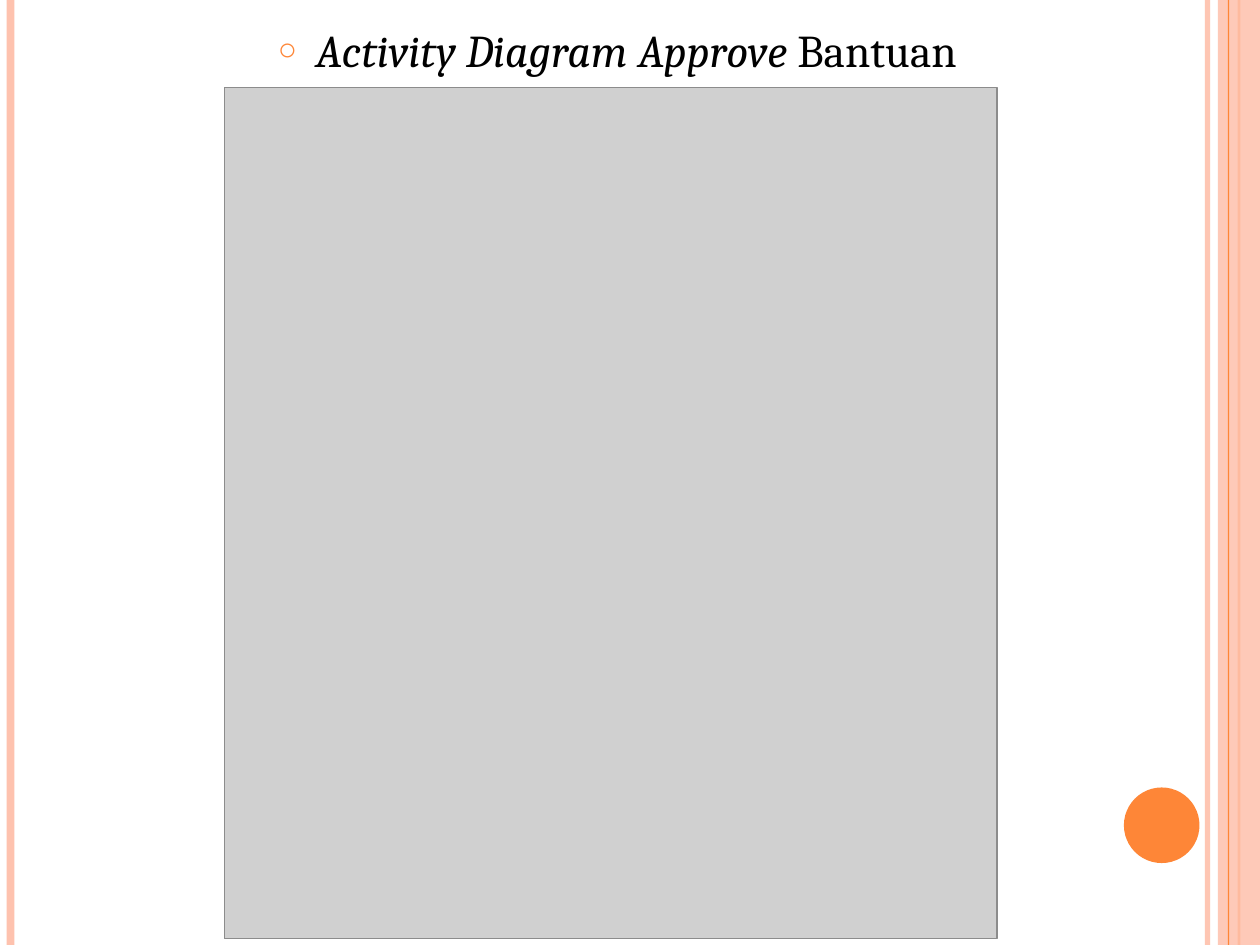
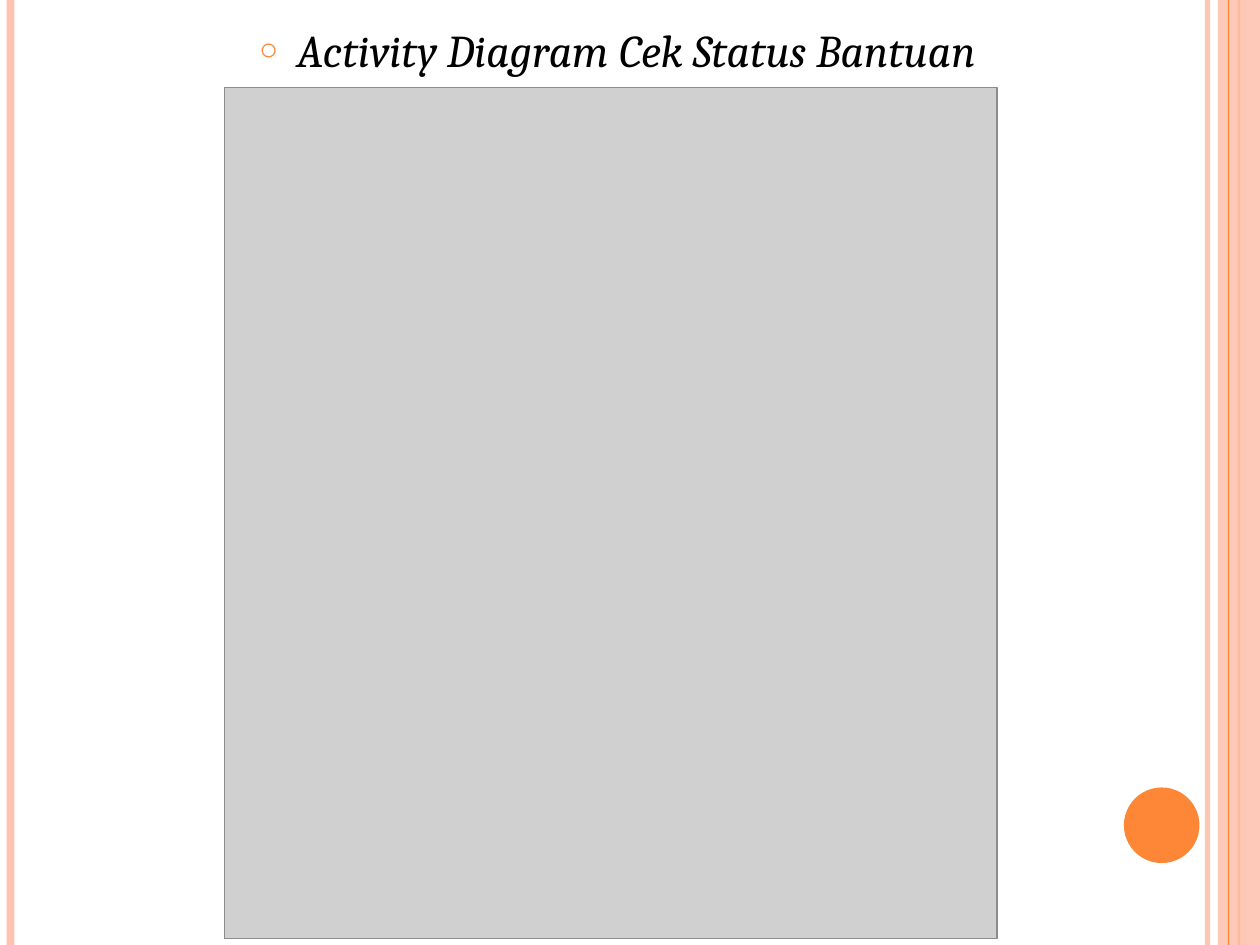
Before and after one commit to Shoichiinaba/Laporan-TA-Full, a slide deck: slide 19 of Presentation TA.pptx. Drawn at 1260x945 pixels with LibreOffice and Linux fonts; fonts in the diff are those of the drawing; grey boxes stand for pictures; background and template pictures are left out. Boxes give left, top, right and bottom in pixels: in the first picture for what was removed or moved away, otherwise in the second. Text is boxed around its words. In the diff, an @@ line names an element or a change of style, - is before the commit and + after.

Commit message:
update terbaru

```diff
--- a/Presentation TA.pptx
+++ b/Presentation TA.pptx
@@ text at (297, 35, 975, 77): text changed @@
-○ Activity Diagram Approve Bantuan
+○ Activity Diagram Cek Status Bantuan
```
